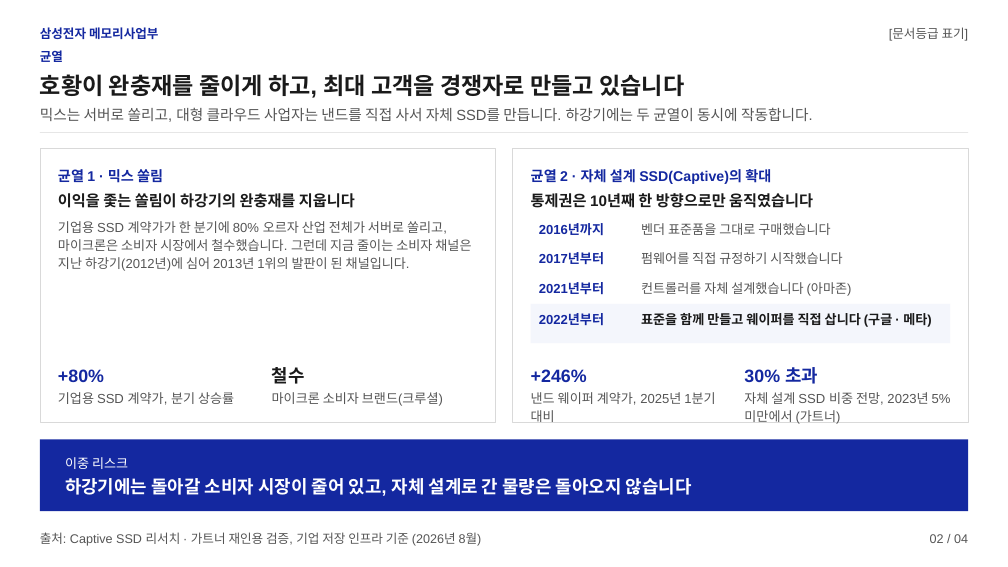
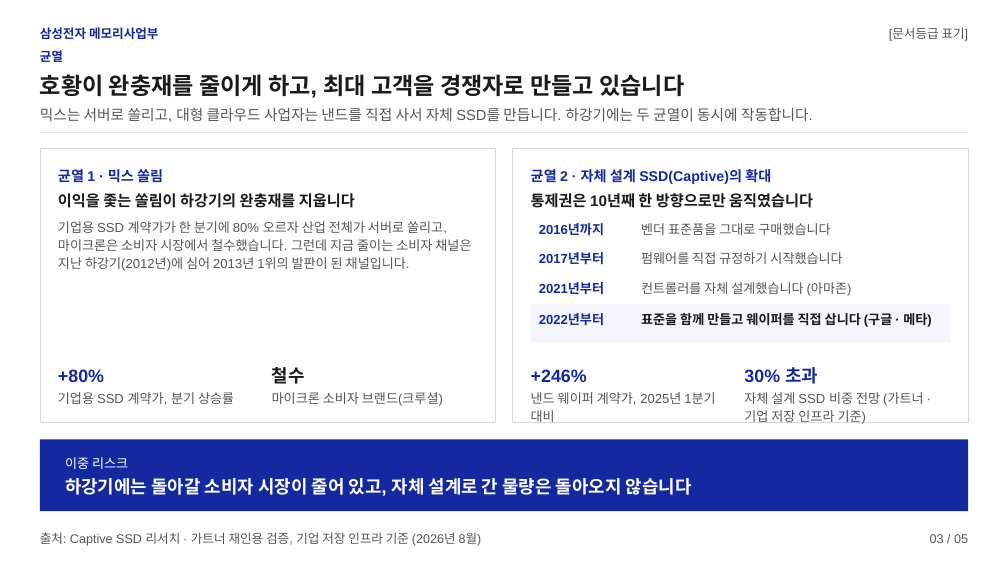
Before and after one commit to k31001/action-learning, a slide deck: slide 3 of outputs/presentation/ssd-strategy.pptx (slide 2 before the commit). Drawn at 1008x567 pixels with LibreOffice and Linux fonts; fonts in the diff are those of the drawing. Boxes give left, top, right and bottom in pixels: in the first picture for what was removed or moved away, otherwise in the second. Text is boxed around its words. In the diff, an @@ line names an element or a change of style, - is before the commit and + after.

```diff
--- a/outputs/presentation/ssd-strategy.pptx
+++ b/outputs/presentation/ssd-strategy.pptx
@@ text at (744, 392, 924, 424): text changed @@
-자체 설계 SSD 비중 전망, 2023년 5% 미만에서 (가트너)
+자체 설계 SSD 비중 전망 (가트너 · 기업 저장 인프라 기준)
@@ text at (930, 534, 968, 543): text changed @@
-02 / 04
+03 / 05
```
Also in this commit, not shown: 3 other slides changed, 1 slide added, 8 other files.
